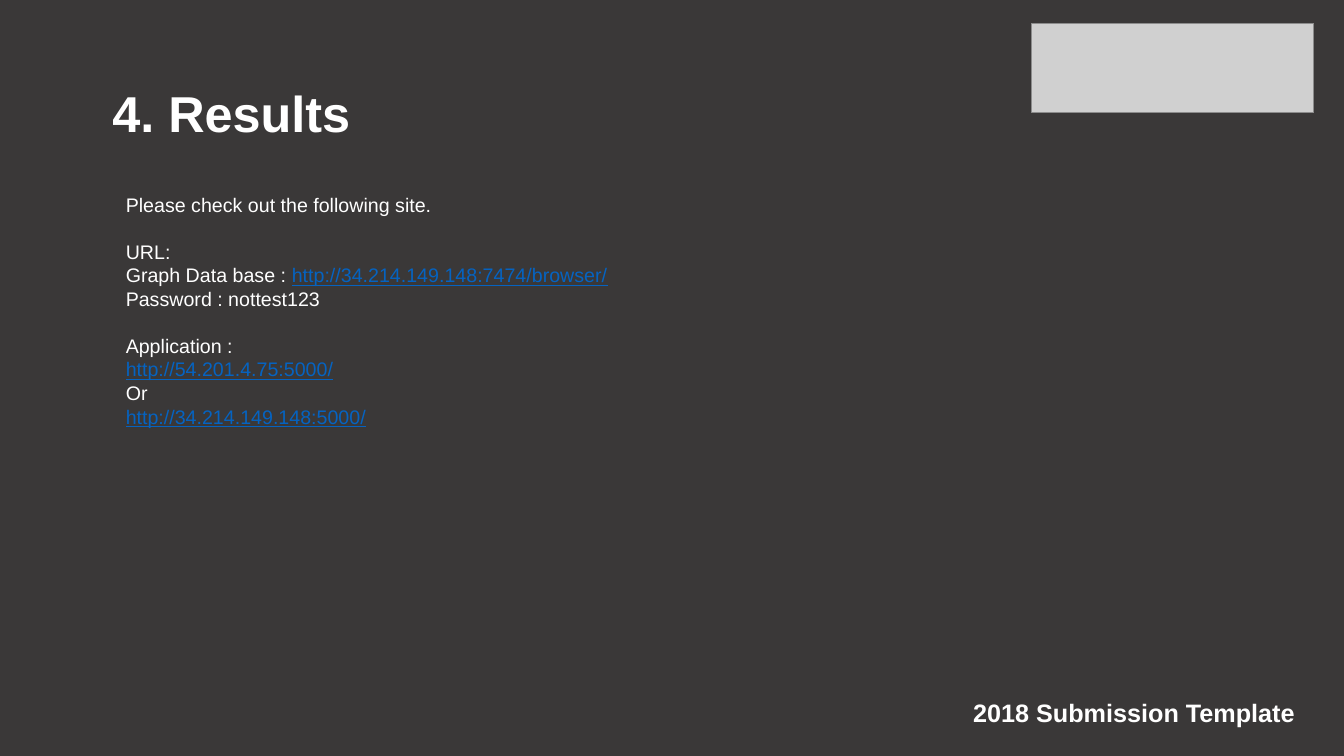
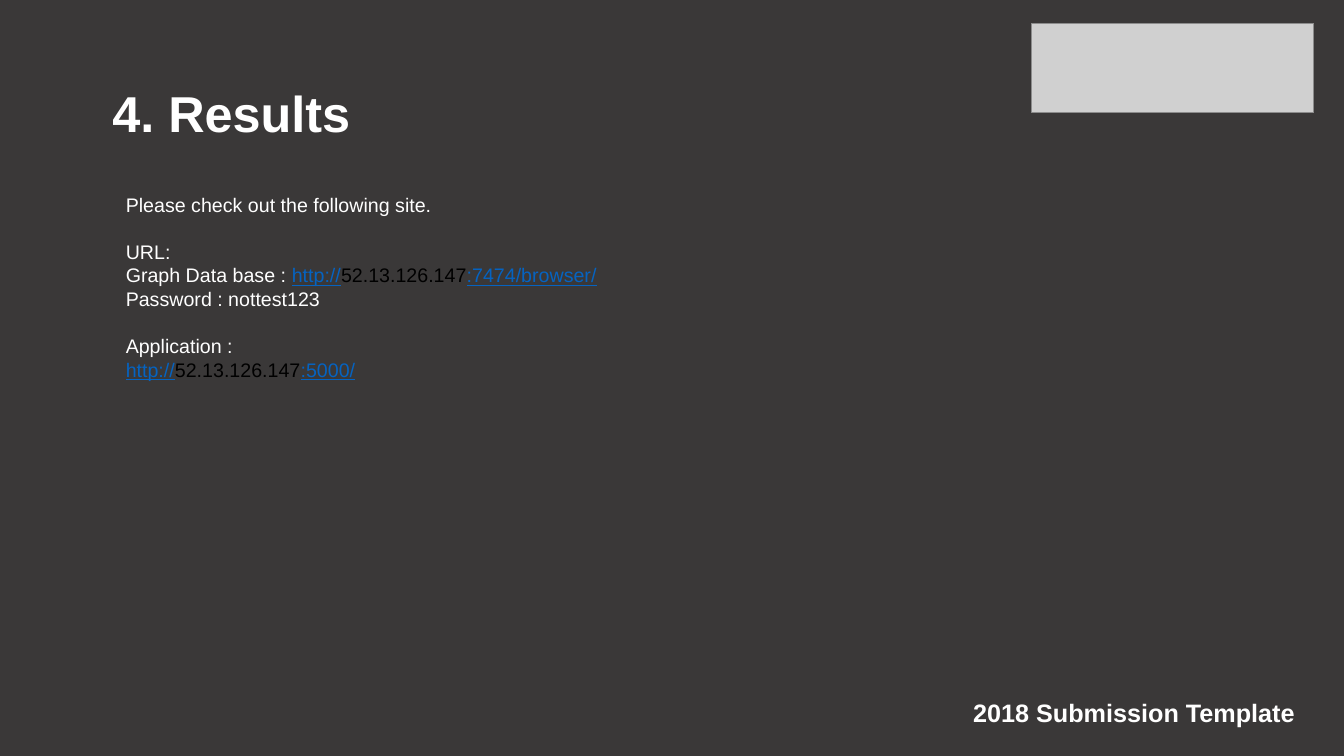
Before and after one commit to apingali/Apps-Consultants, a slide deck: slide 9 of ColoradoCDO_AnalyticsChallenge_Final_Submission_Template.pptx. Drawn at 1344x756 pixels with LibreOffice and Linux fonts; fonts in the diff are those of the drawing; grey boxes stand for pictures. Boxes give left, top, right and bottom in pixels: in the first picture for what was removed or moved away, otherwise in the second. Text is boxed around its words. In the diff, an @@ line names an element or a change of style, - is before the commit and + after.

Commit message:
updated correct server ip for applicaiton

```diff
--- a/ColoradoCDO_AnalyticsChallenge_Final_Submission_Template.pptx
+++ b/ColoradoCDO_AnalyticsChallenge_Final_Submission_Template.pptx
@@ text at [126, 267, 597, 286]: text changed @@
-Graph Data base : http://34.214.149.148:7474/browser/
+Graph Data base : http://52.13.126.147:7474/browser/
@@ text at [126, 363, 355, 381]: text changed @@
-http://54.201.4.75:5000/
-Or
-http://34.214.149.148:5000/
+http://52.13.126.147:5000/
```
